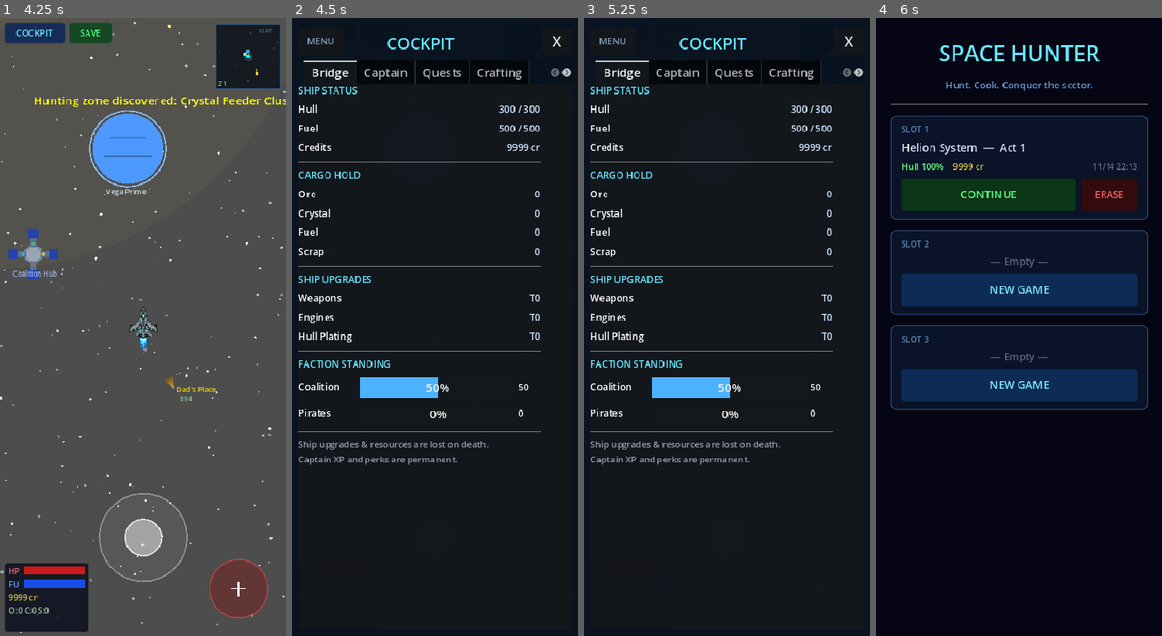
Above: before the commit, frames 1-4 (left to right).
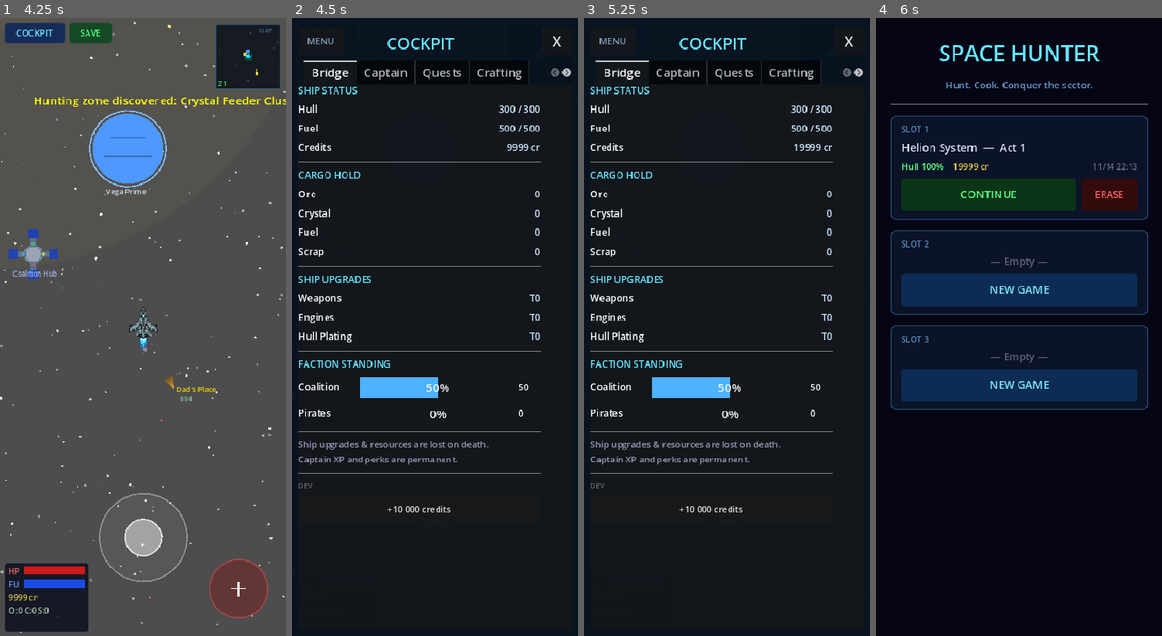
Above: after the commit, the same moments.

Repository: ichizh8/space-game-rt
Game: Godot game, scene res://scenes/main_menu.tscn
Same seed, same stepped clock (60 frames per second), same inputs: the game is played once before the commit and once after it.
Inputs (mouse positions are in pixels of both pictures, inside the frame that each line leads up to):
- Up to frame 1 (4.25 s): click "NEW GAME" at 0.5 s; click "COCKPIT" at 1.25 s; click "TAP TO CONTINUE" at 2 s; click "TAP TO CONTINUE" at 2.75 s; click "GOT IT" at 3.5 s
- Up to frame 2 (4.5 s): click "COCKPIT" at 4.25 s
- Up to frame 3 (5.25 s): click (709, 512) at 5 s, where only the run after the commit has a clickable "+10 000 credits"
- Up to frame 4 (6 s): click "MENU" at 5.75 s

Frame 1 is identical in both runs. In frame 2, 0.2% of the frame differs, in the area x 2-88%, y 73-80%; in frame 3, 0.3%, in the area x 2-88%, y 20-80%; in frame 4, less than 0.1%.

Commit message:
v54-dev: add +10k credits dev button in cockpit Bridge tab

Diff:
--- a/scripts/cockpit.gd
+++ b/scripts/cockpit.gd
@@ -461,6 +461,23 @@
 	note.add_theme_font_size_override("font_size", 12)
 	note.add_theme_color_override("font_color", Color(0.6, 0.6, 0.7))
 	vbox.add_child(note)
+
+	# DEV: quick credits button
+	vbox.add_child(HSeparator.new())
+	var dev_lbl := Label.new()
+	dev_lbl.text = "DEV"
+	dev_lbl.add_theme_font_size_override("font_size", 10)
+	dev_lbl.add_theme_color_override("font_color", Color(0.4, 0.4, 0.4))
+	vbox.add_child(dev_lbl)
+	var dev_btn := Button.new()
+	dev_btn.text = "+10 000 credits"
+	dev_btn.custom_minimum_size.y = 36
+	dev_btn.add_theme_font_size_override("font_size", 12)
+	dev_btn.pressed.connect(func():
+		GameState.credits += 10000
+		GameState.credits_changed.emit(GameState.credits)
+		call_deferred("_refresh_bridge"))
+	vbox.add_child(dev_btn)
 
 
 func _build_captain_tab() -> void:
Not shown, changed: web-export/index.html
Not shown, changed: web-export/index.pck
